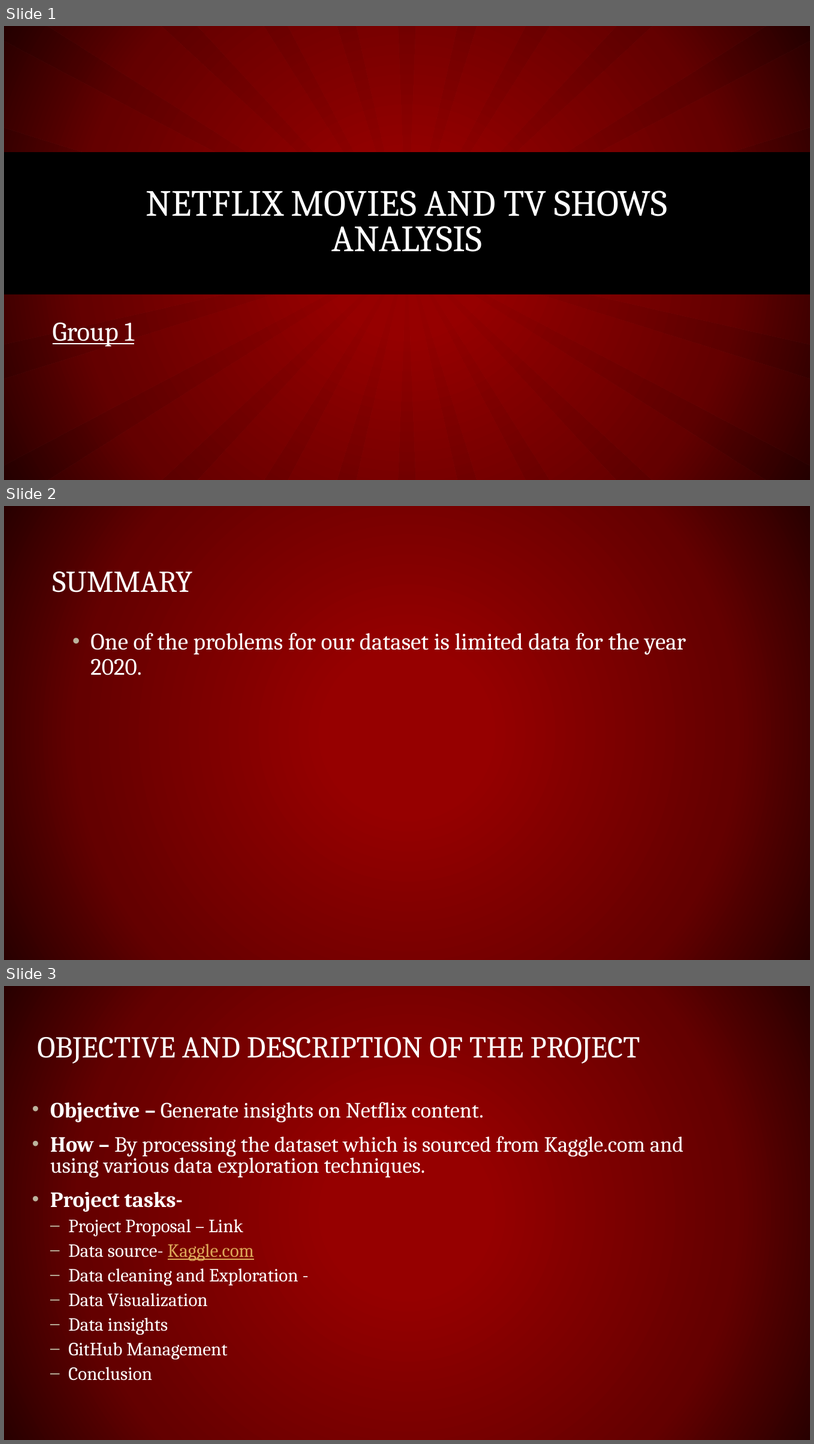
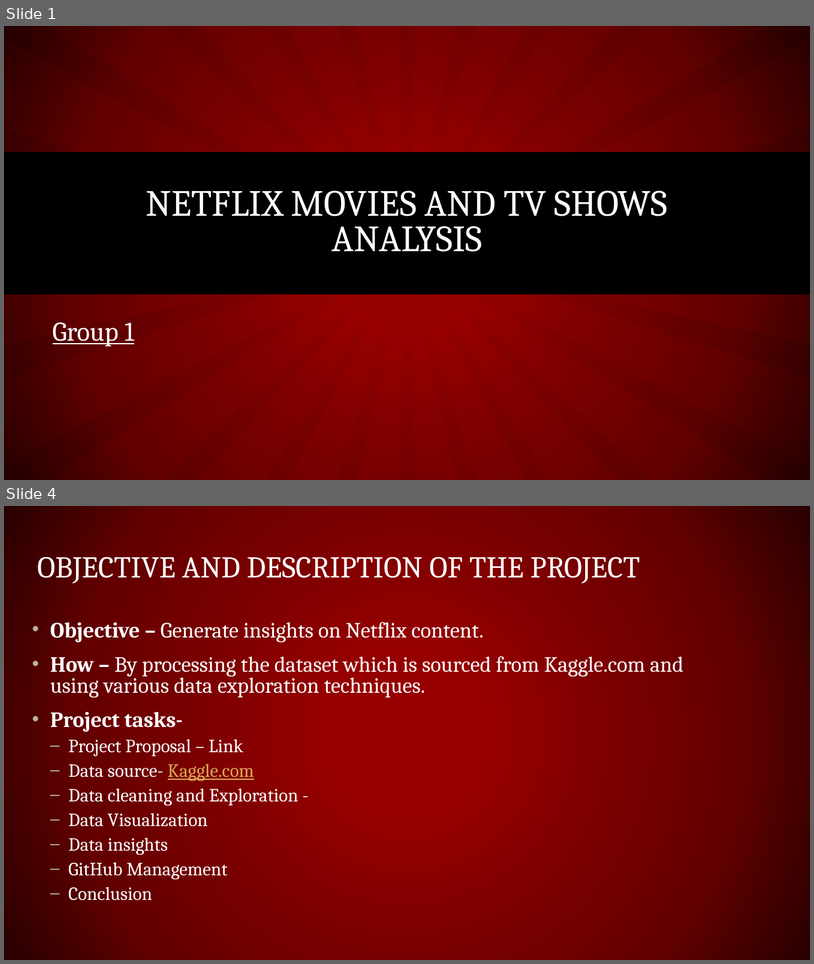
Before and after one commit to guptga/NetFlix-Movies-and-TV-Shows-Analysis, a slide deck: NETFLIX MOVIES AND TV SHOWS ANALYSIS.pptx. Shown one above the other, each under a label of ours: slides 1, 2 and 3 before the commit, slides 1 and 4 after it; the slides between them are not shown. The pictures are 814x1444 and 814x964 pixels, drawn with LibreOffice and Linux fonts; fonts in the diff are those of the drawing; background and template pictures are left out. Boxes give left, top, right and bottom in pixels: in the first picture for what was removed or moved away, otherwise in the second. Text is boxed around its words. In the diff, an @@ line names an element or a change of style, - is before the commit and + after.

```diff
--- a/NETFLIX MOVIES AND TV SHOWS ANALYSIS.pptx
+++ b/NETFLIX MOVIES AND TV SHOWS ANALYSIS.pptx
@@ slide 2 removed at (4,506,810,960), background gradient #960000 to #650000 to #290000 @@
@@ title removed at (53,571,193,592) @@
-SUMMARY
@@ text removed at (90,633,686,675) @@
-• One of the problems for our dataset is limited data for the year 2020.
@@ what was slide 3 is now slide 4 @@
```
Also in this commit, not shown: 8 slides changed, 4 slides added, 1 other file.
